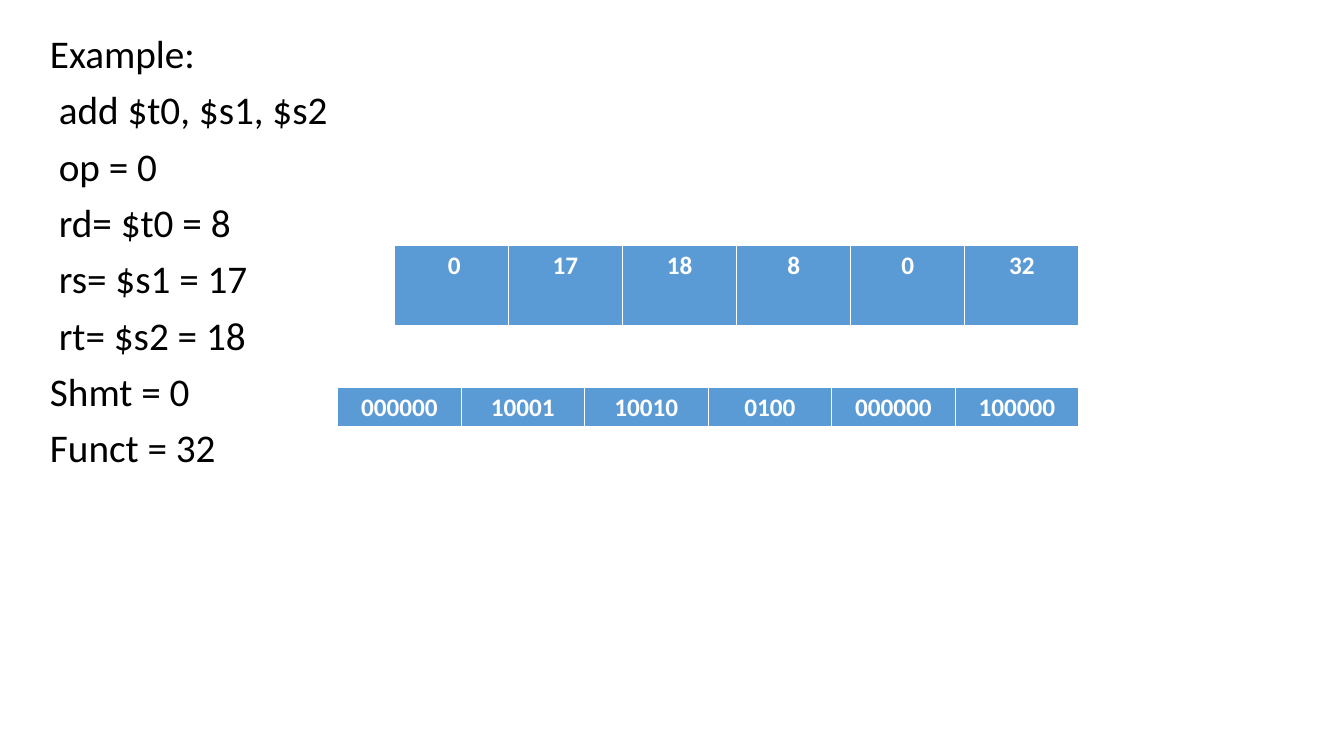
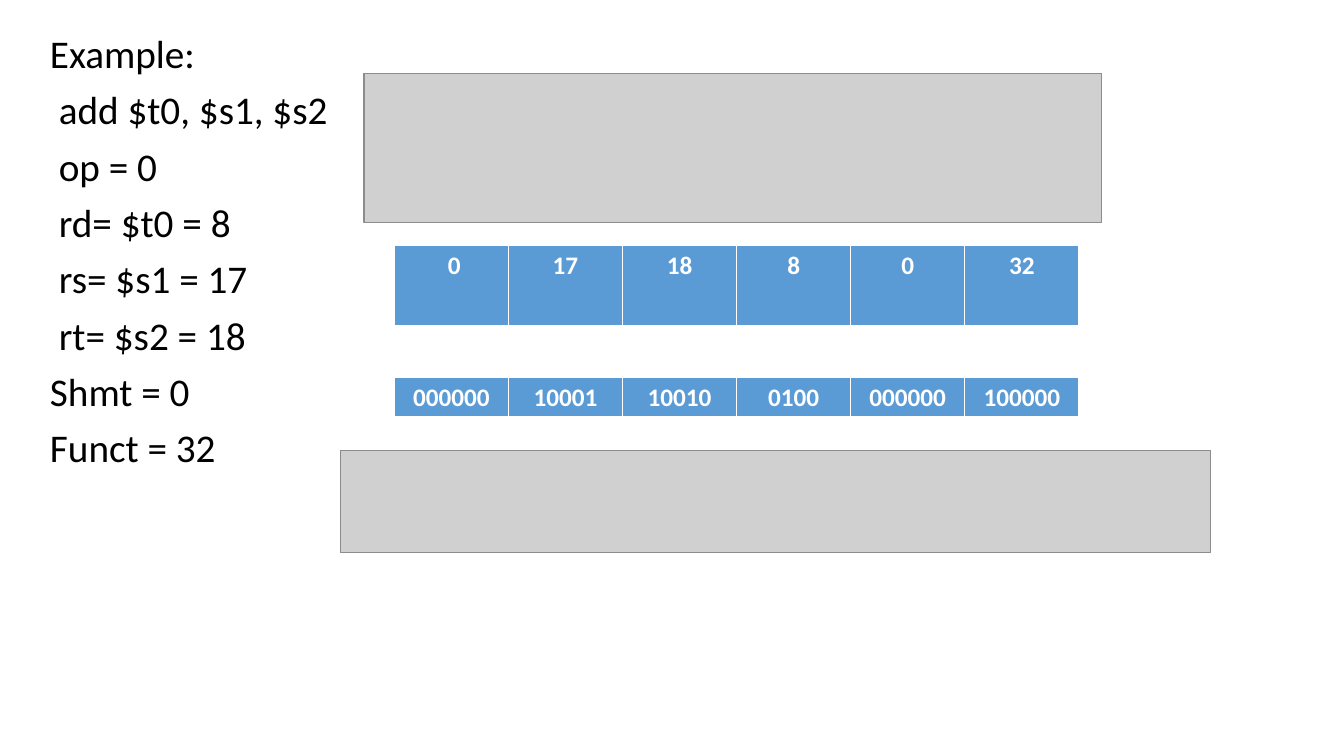
Before and after one commit to Syedshajib55/Computer-Architecture, a slide deck: slide 25 of CSE_213_3.pptx (slide 24 before the commit). Drawn at 1344x756 pixels with LibreOffice and Linux fonts; fonts in the diff are those of the drawing; grey boxes stand for pictures. Boxes give left, top, right and bottom in pixels: in the first picture for what was removed or moved away, otherwise in the second. Text is boxed around its words. In the diff, an @@ line names an element or a change of style, - is before the commit and + after.

```diff
--- a/CSE_213_3.pptx
+++ b/CSE_213_3.pptx
@@ picture added at box(364, 73, 1102, 222) @@
@@ table: place and size @@
-table at box(338, 387, 1082, 429)
+table at box(394, 377, 1078, 418)
@@ picture added at box(341, 451, 1211, 554) @@
```
Also in this commit, not shown: 16 other slides changed, 3 slides added, 2 slides removed.
